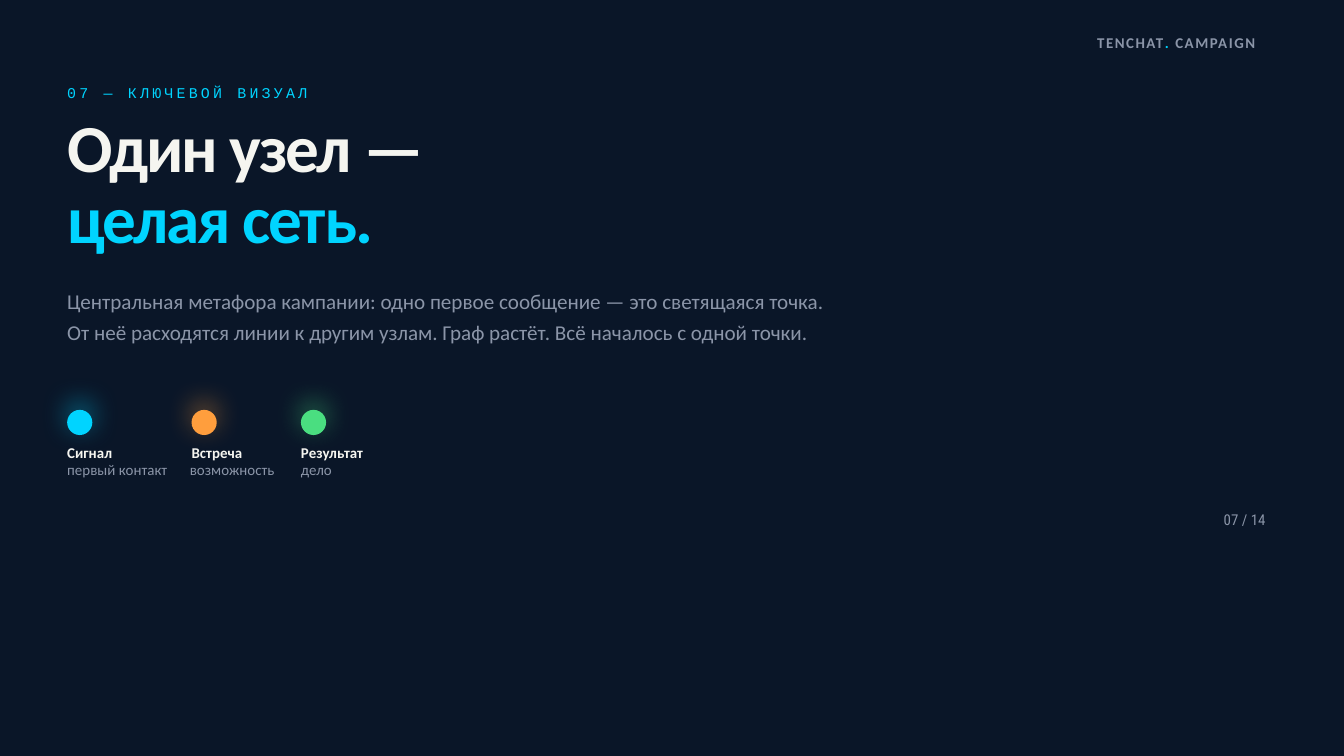
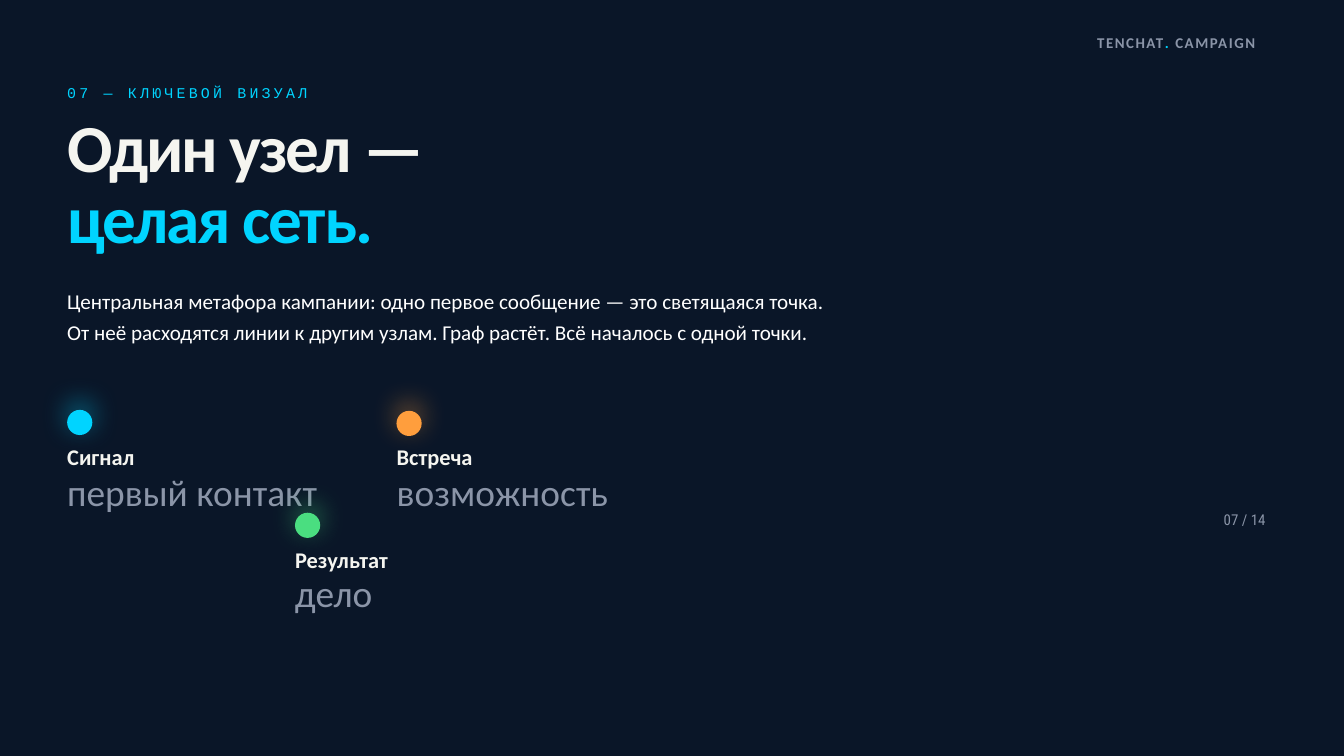
Before and after one commit to EdenwolfErdane/tenchat-svyaz, a slide deck: slide 7 of presentation/tenchat_svyaz.pptx. Drawn at 1344x756 pixels with LibreOffice and Linux fonts; fonts in the diff are those of the drawing; background and template pictures are left out. Boxes give left, top, right and bottom in pixels: in the first picture for what was removed or moved away, otherwise in the second. Text is boxed around its words. In the diff, an @@ line names an element or a change of style, - is before the commit and + after.

```diff
--- a/presentation/tenchat_svyaz.pptx
+++ b/presentation/tenchat_svyaz.pptx
@@ text "Центральная метафора кампании: одно первое ..." at [67, 294, 823, 344]: text colour #8B95A8 to #FFFFFF @@
@@ ellipse: place and size @@
-ellipse at [192, 410, 218, 435]
+ellipse at [396, 411, 422, 437]
@@ size 8 to 12 pt in 3 elements at [67, 450, 134, 465], [295, 553, 388, 572], [397, 450, 473, 469] @@
@@ text "Встреча": place and size @@
-text "Встреча" at [192, 448, 243, 461]
+text "Встреча" at [397, 450, 473, 469]
@@ text "первый контакт": place and size @@
-text "первый контакт" at [67, 465, 167, 477]
+text "первый контакт" at [67, 481, 317, 516]
@@ text "возможность": place and size @@
-text "возможность" at [190, 468, 275, 475]
+text "возможность" at [397, 488, 608, 506]
@@ ellipse: place and size @@
-ellipse at [301, 410, 327, 435]
+ellipse at [296, 513, 321, 539]
@@ text "Результат": place and size @@
-text "Результат" at [301, 448, 363, 461]
+text "Результат" at [295, 553, 388, 572]
@@ size 8 to 20 pt in 3 elements at [67, 481, 317, 516], [397, 488, 608, 506], [295, 589, 372, 613] @@
@@ text "дело": place and size @@
-text "дело" at [301, 468, 332, 478]
+text "дело" at [295, 589, 372, 613]
```
Also in this commit, not shown: 10 other slides changed, 1 other file.
